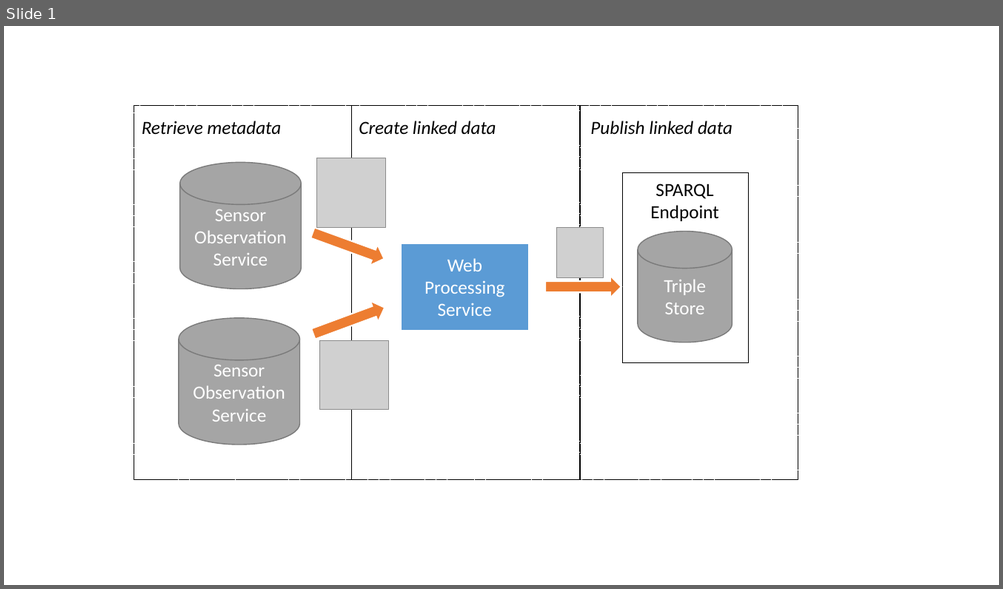
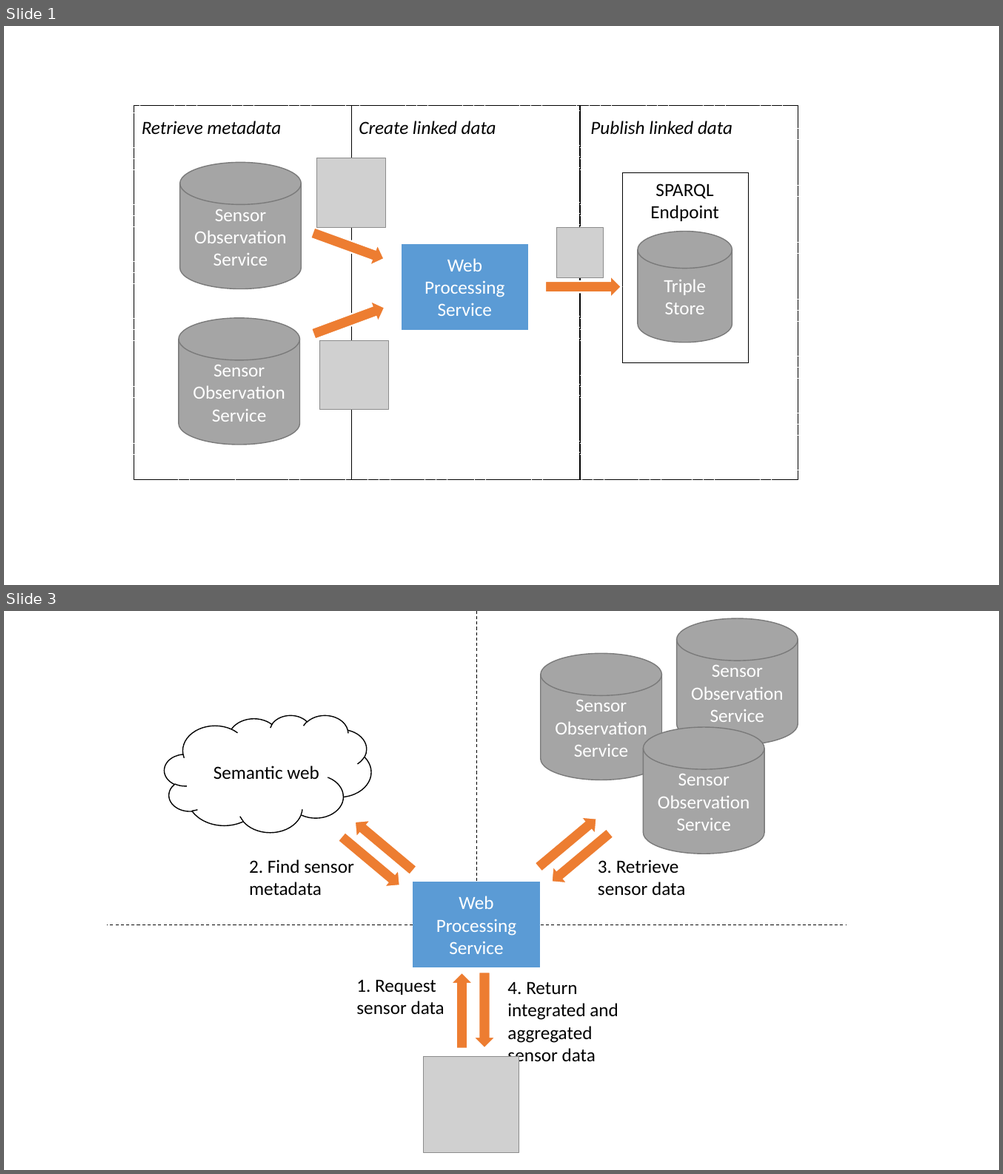
Before and after one commit to ivodeliefde/masterThesis, a slide deck: Reports/UML/diagram.pptx. Shown one above the other, each under a label of ours: slide 1 before the commit, slides 1 and 3 after it; the slides between them are not shown. The pictures are 1003x589 and 1003x1174 pixels, drawn with LibreOffice and Linux fonts; fonts in the diff are those of the drawing; grey boxes stand for pictures. Boxes give left, top, right and bottom in pixels: in the first picture for what was removed or moved away, otherwise in the second. Text is boxed around its words. In the diff, an @@ line names an element or a change of style, - is before the commit and + after.

```diff
--- a/Reports/UML/diagram.pptx
+++ b/Reports/UML/diagram.pptx
@@ slide 3 added at [4, 611, 999, 1170], background #FFFFFF @@
@@ line added from (476, 881) to (476, 611), #000000 0.75 pt dashed @@
@@ cylinder added at [676, 618, 797, 745], fill #A5A5A5, outline #7A7A7A 1 pt, 18 pt, text #FFFFFF @@
+Sensor Observation
+Service
@@ cylinder added at [540, 653, 661, 780], fill #A5A5A5, outline #7A7A7A 1 pt, 18 pt, text #FFFFFF @@
+Sensor Observation
+Service
@@ cloud added at [165, 715, 371, 832], fill #FFFFFF, outline #000000 1 pt @@
@@ cylinder added at [643, 727, 764, 854], fill #A5A5A5, outline #7A7A7A 1 pt, 18 pt, text #FFFFFF @@
+Sensor Observation
+Service
@@ text added at [213, 766, 319, 779], 18 pt, text #000000 @@
+Semantic web
@@ right arrow added at [531, 810, 603, 876], fill #ED7D31, outline #FFFFFF 1.5 pt @@
@@ right arrow added at [334, 828, 407, 894], fill #ED7D31, outline #FFFFFF 1.5 pt @@
@@ right arrow added at [347, 813, 420, 879], fill #ED7D31, outline #FFFFFF 1.5 pt @@
@@ right arrow added at [544, 824, 617, 890], fill #ED7D31, outline #FFFFFF 1.5 pt @@
@@ text added at [249, 860, 354, 895], 18 pt, text #000000 @@
+2. Find sensor metadata
@@ text added at [597, 860, 685, 896], 18 pt, text #000000 @@
+3. Retrieve sensor data
@@ rectangle added at [412, 881, 540, 968], fill #5B9BD5, outline #FFFFFF 1.5 pt, 18 pt, text #FFFFFF @@
+Web Processing Service
@@ line added from (413, 925) to (107, 925), #000000 0.75 pt dashed @@
@@ line added from (540, 925) to (845, 925), #000000 0.75 pt dashed @@
@@ text added at [356, 980, 444, 1015], 18 pt, text #000000 @@
+1. Request sensor data
@@ right arrow added at [450, 973, 472, 1049], fill #ED7D31, outline #FFFFFF 1.5 pt @@
@@ right arrow added at [473, 972, 495, 1048], fill #ED7D31, outline #FFFFFF 1.5 pt @@
@@ text added at [507, 982, 618, 1066], 18 pt, text #000000 @@
+4. Return integrated and aggregated sensor data
@@ picture added at [424, 1057, 519, 1153] @@
```
Also in this commit, not shown: 1 slide changed, 1 other slide added, 7 other files.
